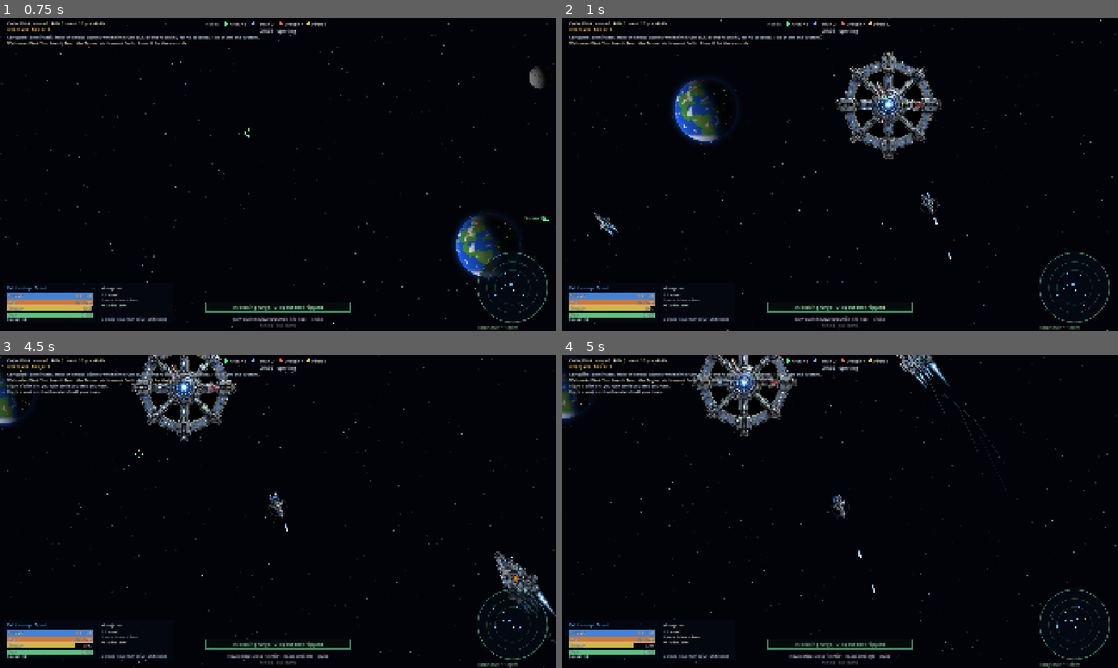
Above: before the commit, frames 1-4 (two rows, left to right).
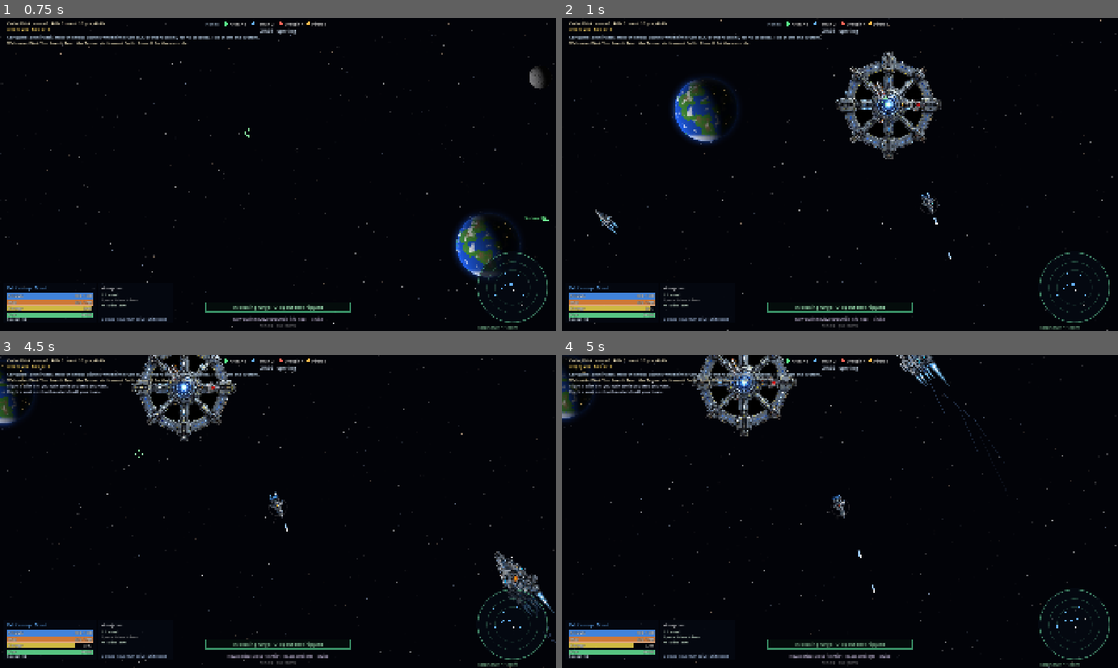
Above: after the commit, the same moments.

Repository: noalear/SovereignDrift
Game: Godot game, scene res://src/Main.tscn
The game is run twice, just before and just after one commit, with the same random seed, the same clock (stepped at 60 frames per second) and the same inputs.
Inputs (mouse positions are in pixels of both pictures, inside the frame that each line leads up to):
- Up to frame 1 (0.75 s): tap Enter (ui_accept) at 0.5 s; drag from (278, 174) to (333, 105) at 0.52 s
- Up to frame 2 (1 s): no input
- Up to frame 3 (4.5 s): drag from (166, 527) to (250, 574) at 1.27 s; move the mouse to (333, 442) at 2.02 s; hold E (strafe_right) 2.03-2.75 s; hold Shift (boost) 2.03-2.75 s; tap V (flight_assist) at 2.3, 3.8 s; drag from (250, 574) to (111, 464) at 2.77 s; move the mouse to (444, 558) at 3.52 s; hold Q (strafe_left) 3.53-4.25 s; hold L (fire_beam) 3.53-4.25 s; tap Enter (ui_accept) at 3.77 s; drag from (111, 464) to (194, 433) at 4.27 s
- Up to frame 4 (5 s): no input

Frame 1 is identical in both runs. In frame 2, 0.1% of the frame differs, in the area x 5-11%, y 61-70%; in frame 3, less than 0.1%; in frame 4, less than 0.1%.

Commit message:
Orbit guard and a collision-free wreck effect
Ships with flight assist on fly themselves into orbit on their own engines
when their course would end on a planet's surface (AI always, the player
when hands are off the throttle), burning fuel to do it; the HUD shows
ORBIT GUARD while it burns.

A destroyed ship no longer breaks into rigid scrap chunks that the death
blast hurled across the system.  Its hull now comes apart as a drawn-only
effect in Fx: slivers of the outline glow, char and fade over about three
seconds, with embers, and collide with nothing.  The death blast spares the
loot and no blast throws anything faster than 90 px/s, so pickups stay by
the wreck.

Debris is now only the belt's rocks.  Tests cover the guard (a ship left at
rest beside Earth, and an AI flown straight at it) and the wreck effect.

Co-Authored-By: Claude Fable 5.1 <noreply@anthropic.com>
Claude-Session: https://claude.ai/code/session_01TfMYPgTM5teZCqUFNYgwDn

Diff:
--- a/src/ships/Ship.gd
+++ b/src/ships/Ship.gd
@@ -27,6 +27,9 @@
 const RCS_BURN := 0.25
 ## How long the RCS takes to reach the design turn rate, in seconds, before size.
 const SPIN_UP_TIME := 0.12
+## Lowest point of a pass over a planet that the orbit guard will allow,
+## above the surface plus the hull.
+const ORBIT_MARGIN := 40.0
 
 var world: Node = null
 var design_name := "Scout"
@@ -53,6 +56,7 @@
 var burn_rate := 0.0               # fuel/s at full thrust
 var thrust_level := 0.0            # for the engine glow, 0..1
 var flight_assist := true          # RCS holds the turn rate and stops a tumble
+var orbit_guard := false           # the engines are busy steering clear of a planet
 var refuelling := false            # near a friendly base or colony this frame
 
 # systems
@@ -397,11 +401,18 @@
 		var brake_a := minf(maxf(accel * brake_power * 1.5, 170.0 * brake_power), sp / delta)
 		f -= lv.normalized() * brake_a * body.mass
 	var engine_level := f.length() / maxf(thrust_force, 1.0)
+	# the orbit guard: with assist on, a course that would end on a planet's
+	# surface is flown into a circular orbit on the ship's own engines
+	var hands_off: bool = t == 0.0 and st == 0.0 and not inputs["brake"]
+	var guard := _orbit_guard_force(fwd, f0, delta) if flight_assist and (hands_off or not is_player) else Vector2.ZERO
+	if orbit_guard:
+		f = guard
+		engine_level = f.length() / maxf(thrust_force, 1.0)
 	if fuel <= 0.0:
 		f = Vector2.ZERO
 		engine_level = 0.0
 	# over the rated speed the drive field drags the ship back toward it
-	if sp > vmax and not inputs["brake"]:
+	if sp > vmax and not inputs["brake"] and not orbit_guard:
 		var over := sp - vmax
 		var pull_a := minf(over / delta, accel * 1.5 + 60.0)
 		f -= lv.normalized() * pull_a * body.mass
@@ -417,6 +428,56 @@
 	thrust_level = lerpf(thrust_level, clampf(minf(engine_level * 1.2, 1.0) + (0.5 if boosting else 0.0), 0.0, 1.0), 10.0 * delta)
 	if engine_sound != null:
 		engine_sound.update(thrust_level, boosting, warping, delta)
+
+
+## The engine force that keeps this ship off the planet whose well it sits
+## in: when the periapsis of its present course is below the surface (plus
+## margin), thrust toward the circular-orbit velocity here, prograde in the
+## sense it is already going round.  Thrust is what the engines give in
+## each direction (full ahead, 0.6 astern, 0.7 abeam), so a heavy, weakly
+## engined hull may still not make it.  Sets orbit_guard.
+func _orbit_guard_force(fwd: Vector2, f0: float, delta: float) -> Vector2:
+	var was := orbit_guard
+	orbit_guard = false
+	if world == null or world.space == null or fuel <= 0.0 or is_station or docked:
+		return Vector2.ZERO
+	var p: PhysicsBody = world.space.dominant_body(global_position)
+	if p == null or p.is_sun or p.gm <= 0.0:
+		return Vector2.ZERO
+	var r := global_position - p.pos
+	var d := r.length()
+	if d < 1.0:
+		return Vector2.ZERO
+	var reach := PhysicsSpace.reach_of(p)
+	# the pull as the space really applies it: faded at the well's edge, capped
+	var fade := clampf((reach - d) / (reach * PhysicsSpace.FADE), 0.0, 1.0)
+	var gm := minf(p.gm * fade, PhysicsSpace.MAX_GRAVITY * d * d)
+	if gm < 1.0:
+		return Vector2.ZERO
+	var v := velocity - p.vel
+	var h := r.cross(v)
+	var eps := v.length_squared() * 0.5 - gm / d
+	var e := sqrt(maxf(1.0 + 2.0 * eps * h * h / (gm * gm), 0.0))
+	var periapsis := h * h / (gm * (1.0 + e))
+	var safe := (p.radius + size + ORBIT_MARGIN) * (1.15 if was else 1.0)
+	if periapsis > safe:
+		return Vector2.ZERO
+	if eps >= 0.0 and r.dot(v) > 0.0:
+		return Vector2.ZERO             # already on the way out
+	var side := signf(h) if absf(h) > 1.0 else signf(r.cross(fwd))
+	if side == 0.0:
+		side = 1.0
+	var want := Vector2(-r.y, r.x) / d * side * sqrt(gm / d)
+	var dv := want - v
+	if dv.length() < 1.0:
+		return Vector2.ZERO
+	orbit_guard = true
+	var dir := dv.normalized()
+	var along := dir.dot(fwd)
+	var across := dir.dot(fwd.orthogonal())
+	var cap := f0 * (1.0 if along > 0.0 else 0.6) * absf(along) + f0 * 0.7 * absf(across)
+	var need := dv.length() * body.mass / maxf(delta, 0.001)
+	return dir * minf(cap, need)
 
 
 ## A puppet only keeps its looks fresh; the host moves it (see Net).
--- a/src/ui/HUD.gd
+++ b/src/ui/HUD.gd
@@ -119,6 +119,8 @@
 		flags.append("NO FUEL")
 	if not p.flight_assist:
 		flags.append("ASSIST OFF")
+	if p.orbit_guard:
+		flags.append("ORBIT GUARD")
 	if p.cloaked:
 		flags.append("CLOAKED")
 	if p.warping:
--- a/src/world/Debris.gd
+++ b/src/world/Debris.gd
@@ -1,6 +1,6 @@
-## Debris -- a tumbling rigid chunk: a piece of a wrecked hull, or an
-## asteroid of the belt.  Both are PhysicsBody polygons in the world's
-## space; wreckage fades after a while, rocks last and split when shot.
+## Debris -- an asteroid of the belt: a tumbling PhysicsBody polygon in
+## the world's space that chips and splits when shot.  (Wrecked ships leave
+## no rigid pieces; their break-up is a collision-free effect in Fx.)
 class_name Debris
 extends Node2D
 
@@ -9,8 +9,7 @@
 var poly := PackedVector2Array()      # local, for drawing
 var color := Color(0.4, 0.4, 0.45)
 var line := Color(0.6, 0.6, 0.65)
-var is_rock := false
-var life := 25.0
+var is_rock := true
 var age := 0.0
 var hp := 100.0
 var rock_radius := 10.0
@@ -50,30 +49,6 @@
 	z_index = -2
 
 
-func setup_wreck(p_world: Node, chunk: PackedVector2Array, pos: Vector2, vel: Vector2, angle: float, ang_vel: float, chunk_mass: float, base: Color) -> void:
-	world = p_world
-	is_rock = false
-	poly = chunk
-	color = base.darkened(0.6)
-	line = base.darkened(0.2)
-	life = randf_range(18.0, 30.0)
-	body = PhysicsBody.new()
-	body.kind = PhysicsBody.Kind.DEBRIS
-	body.node = self
-	body.set_hull(chunk)
-	body.set_mass(chunk_mass)
-	body.restitution = 0.3
-	body.friction = 0.4
-	body.ang_damping = 0.08
-	body.pos = pos
-	body.vel = vel
-	body.angle = angle
-	body.ang_vel = ang_vel
-	global_position = pos
-	rotation = angle
-	z_index = -1
-
-
 func pre_step(_delta: float) -> void:
 	body.pos = global_position
 	body.angle = rotation
@@ -83,16 +58,11 @@
 	global_position = body.pos
 	rotation = body.angle
 	age += delta
-	if not is_rock and age >= life:
-		world.remove_debris(self)
-		return
 	queue_redraw()
 
 
-## Weapons chip at rocks; wreckage just absorbs the hit.
+## Weapons chip at the rock until it splits.
 func take_damage(amount: float, _attacker: Node, at: Vector2 = Vector2.ZERO) -> void:
-	if not is_rock:
-		return
 	hp -= amount
 	if world != null:
 		world.spawn_sparks(at if at != Vector2.ZERO else global_position, 3, line)
@@ -101,24 +71,13 @@
 
 
 func _draw() -> void:
-	var fade := 1.0
-	if not is_rock:
-		fade = clampf((life - age) / 5.0, 0.0, 1.0)
-	var fc := color
-	fc.a = fade
-	var lc := line
-	lc.a = fade
-	draw_colored_polygon(poly, fc)
+	draw_colored_polygon(poly, color)
 	var closed := PackedVector2Array(poly)
 	closed.append(poly[0])
-	draw_polyline(closed, lc, 1.5, true)
-	if is_rock:
-		# a few craters, fixed per rock
-		var rng := RandomNumberGenerator.new()
-		rng.seed = seed_val + 7
-		for i in 3:
-			var p := poly[rng.randi() % poly.size()] * rng.randf_range(0.2, 0.6)
-			draw_circle(p, rock_radius * rng.randf_range(0.12, 0.25), color.darkened(0.35))
-	else:
-		# scorched edge
-		draw_circle(poly[0] * 0.5, maxf(body.radius * 0.25, 2.0), Color(0.05, 0.03, 0.02, 0.7 * fade))
+	draw_polyline(closed, line, 1.5, true)
+	# a few craters, fixed per rock
+	var rng := RandomNumberGenerator.new()
+	rng.seed = seed_val + 7
+	for i in 3:
+		var p := poly[rng.randi() % poly.size()] * rng.randf_range(0.2, 0.6)
+		draw_circle(p, rock_radius * rng.randf_range(0.12, 0.25), color.darkened(0.35))
--- a/src/world/Fx.gd
+++ b/src/world/Fx.gd
@@ -1,5 +1,6 @@
-## Fx -- explosions, sparks, beams and floating module pickups, all drawn
-## by one node to keep the scene tree small.
+## Fx -- explosions, sparks, beams and the burning break-up of a wrecked
+## hull, all drawn by one node to keep the scene tree small.  Nothing here
+## collides with anything.
 class_name Fx
 extends Node2D
 
@@ -7,6 +8,8 @@
 var sparks: Array = []       # {pos, vel, age, life, color}
 var beams: Array = []        # {a, b, color, age}
 var shockwaves: Array = []
+var wrecks: Array = []       # {pieces: [{poly, pos, vel, angle, spin}], age, life, color}
+const WRECK_LIFE := 3.2
 
 
 func explosion(pos: Vector2, size: float, color: Color, big: bool = false, sound: String = "") -> void:
@@ -21,6 +24,43 @@
 	if sound.is_empty():
 		sound = "bigexplode" if big else "explode"
 	Sfx.play(sound, pos, 1.0 if big else 0.85, clampf(1.25 - size / 160.0, 0.75, 1.15))
+
+
+## A dead hull comes apart: its outline is cut into a fan of slivers that
+## drift slowly from the ship, glow, char and fade out in a few seconds.
+## Pure drawing, no bodies, so nothing is thrown across the system.
+func wreck(hull: PackedVector2Array, pos: Vector2, vel: Vector2, angle: float, spin: float, color: Color) -> void:
+	var n := hull.size()
+	if n < 3:
+		return
+	var slices := 5 + (3 if n >= 10 else 0)
+	var per := maxi(n / slices, 2)
+	var pieces: Array = []
+	var i := 0
+	while i < n:
+		var j := mini(i + per, n)
+		if n - j < 2:
+			j = n
+		var pts := PackedVector2Array([Vector2.ZERO])
+		for k in range(i, j + 1):
+			pts.append(hull[k % n])
+		var c := Vector2.ZERO
+		for q in pts:
+			c += q
+		c /= pts.size()
+		var local := PackedVector2Array()
+		for q in pts:
+			local.append(q - c)
+		var off := c.rotated(angle)
+		var drift := off.normalized() * randf_range(12.0, 36.0) + Vector2(randf_range(-8, 8), randf_range(-8, 8))
+		pieces.append({"poly": local, "pos": pos + off, "vel": vel + drift, "angle": angle, "spin": spin + randf_range(-1.5, 1.5)})
+		i = j
+	wrecks.append({"pieces": pieces, "age": 0.0, "life": WRECK_LIFE + randf_range(-0.4, 0.6), "color": color})
+	# embers from the seams
+	for p in pieces:
+		for e in 3:
+			var a := randf() * TAU
+			sparks.append({"pos": p["pos"], "vel": vel * 0.5 + Vector2(cos(a), sin(a)) * randf_range(20.0, 90.0), "age": 0.0, "life": randf_range(0.8, 2.0), "color": Color(1.0, randf_range(0.45, 0.7), 0.2)})
 
 
 func spark(pos: Vector2, count: int, color: Color) -> void:
@@ -48,10 +88,37 @@
 	for w in shockwaves:
 		w["age"] += delta
 	shockwaves = shockwaves.filter(func(w): return w["age"] < w["life"])
+	for w in wrecks:
+		w["age"] += delta
+		for p in w["pieces"]:
+			p["pos"] += p["vel"] * delta
+			p["vel"] *= 1.0 - 0.6 * delta
+			p["angle"] += p["spin"] * delta
+			p["spin"] *= 1.0 - 0.8 * delta
+	wrecks = wrecks.filter(func(w): return w["age"] < w["life"])
 	queue_redraw()
 
 
 func _draw() -> void:
+	for w in wrecks:
+		var t: float = w["age"] / w["life"]
+		var fade := 1.0 - t * t
+		var base: Color = w["color"]
+		# hot at first, then charred, then gone
+		var heat := clampf(1.0 - t * 2.5, 0.0, 1.0)
+		var fill := base.darkened(0.55).lerp(Color(1.0, 0.6, 0.25), heat * 0.8)
+		fill.a = fade
+		var edge := base.lerp(Color(1.0, 0.85, 0.5), heat)
+		edge.a = fade
+		for p in w["pieces"]:
+			var xf := Transform2D(p["angle"], p["pos"])
+			var poly: PackedVector2Array = xf * p["poly"]
+			draw_colored_polygon(poly, fill)
+			var closed := PackedVector2Array(poly)
+			closed.append(poly[0])
+			draw_polyline(closed, edge, 1.2, true)
+			if heat > 0.0:
+				draw_circle(p["pos"], 3.0 + 6.0 * heat, Color(1.0, 0.7, 0.3, 0.35 * heat * fade))
 	for w in shockwaves:
 		var t: float = w["age"] / w["life"]
 		draw_arc(w["pos"], w["size"] * t, 0, TAU, 64, Color(1, 0.9, 0.7, (1.0 - t) * 0.5), 6.0 * (1.0 - t) + 1.0, true)
--- a/src/world/World.gd
+++ b/src/world/World.gd
@@ -1,5 +1,5 @@
 ## World -- the Sol system scenario: bodies, ships, missiles, pickups,
-## wreckage and asteroids, the physics step, scoring, respawns and planet
+## asteroids, the physics step, scoring, respawns and planet
 ## capture.
 class_name World
 extends Node2D
@@ -18,14 +18,13 @@
 const IMPULSE_PER_DAMAGE := 180.0
 ## Closing speed below which a bump does no damage.
 const IMPACT_THRESHOLD := 60.0
-const MAX_WRECKAGE := 90
 
 var space: PhysicsSpace
 var planets: Array[Planet] = []
 var ships: Array[Ship] = []
 var missiles: Array = []
 var powerups: Array = []
-var debris: Array = []           # Debris nodes: wreckage and rocks
+var debris: Array = []           # Debris nodes: the belt's rocks
 var sun: Planet = null
 var camera: Camera2D
 var fx: Fx
@@ -662,7 +661,7 @@
 				dmg *= 0.5
 				attacker = null
 		node.take_damage(dmg, attacker, point)
-	elif node is Debris and node.is_rock:
+	elif node is Debris:
 		node.take_damage(dmg * 0.5, other.node, point)
 
 
@@ -770,8 +769,6 @@
 			best_t = t
 			best = s
 	for d in debris:
-		if not d.is_rock:
-			continue
 		var t := space.ray_body(origin, dir, d.body, best_t)
 		if t >= 0.0 and t < best_t:
 			best_t = t
@@ -865,17 +862,17 @@
 			var f := 1.0 - maxf(d, 0.0) / splash
 			p.take_damage(m.warhead * f * 0.5, attacker if attacker is Ship else null)
 	for d: Debris in debris:
-		if d.is_rock:
-			var dd: float = pos.distance_to(d.global_position) - d.rock_radius
-			if dd < splash:
-				d.take_damage(m.warhead * (1.0 - maxf(dd, 0.0) / splash) * 0.5, attacker, d.global_position)
+		var dd: float = pos.distance_to(d.global_position) - d.rock_radius
+		if dd < splash:
+			d.take_damage(m.warhead * (1.0 - maxf(dd, 0.0) / splash) * 0.5, attacker, d.global_position)
 	blast(pos, splash, m.warhead * IMPULSE_PER_DAMAGE * 0.6)
 	fx.explosion(pos, splash * 0.5, m.color, m.missile_id == "002", "explode")
 
 
-## A pressure wave that throws ships, wreckage, rocks and loot outward.
-func blast(pos: Vector2, range_px: float, impulse: float) -> void:
-	var kinds := [PhysicsBody.Kind.SHIP, PhysicsBody.Kind.DEBRIS, PhysicsBody.Kind.ROCK, PhysicsBody.Kind.PICKUP]
+## A pressure wave that throws ships, rocks and loot outward.  Nothing
+## light is thrown faster than BLAST_MAX_DV, so loot stays where it fell.
+const BLAST_MAX_DV := 90.0
+func blast(pos: Vector2, range_px: float, impulse: float, kinds: Array = [PhysicsBody.Kind.SHIP, PhysicsBody.Kind.ROCK, PhysicsBody.Kind.PICKUP]) -> void:
 	for b: PhysicsBody in space.bodies_near(pos, range_px, kinds):
 		var surf: Vector2 = b.closest_surface_point(pos)
 		var f := 1.0 - clampf(surf.distance_to(pos) / range_px, 0.0, 1.0)
@@ -883,7 +880,8 @@
 			continue
 		var dir := b.pos - pos
 		dir = dir.normalized() if dir.length_squared() > 1e-6 else Vector2.RIGHT
-		push_node(b.node, dir * impulse * f, surf.lerp(b.pos, 0.5))
+		var j := minf(impulse * f, BLAST_MAX_DV * b.mass)
+		push_node(b.node, dir * j, surf.lerp(b.pos, 0.5))
 
 
 func spawn_sparks(pos: Vector2, n: int, color: Color) -> void:
@@ -900,58 +898,7 @@
 	space.add_body(p.body)
 
 
-# -------------------------------------------------------------- wreckage
-
-## Break a dead ship's hull into tumbling chunks that keep its momentum.
-func spawn_wreck(s: Ship) -> void:
-	var hull: PackedVector2Array = s.body.hull
-	var n := hull.size()
-	if n < 3:
-		return
-	var chunks := 4 + (2 if s.size > 40.0 else 0)
-	var per := maxi(n / chunks, 2)
-	var total_area := absf(PhysicsBody._signed_area(hull))
-	var i := 0
-	while i < n:
-		var j := mini(i + per, n)
-		if n - j < 2:
-			j = n
-		var pts := PackedVector2Array([Vector2.ZERO])
-		for k in range(i, j + 1):
-			pts.append(hull[k % n])
-		var c := Vector2.ZERO
-		for p in pts:
-			c += p
-		c /= pts.size()
-		var local := PackedVector2Array()
-		for p in pts:
-			local.append(p - c)
-		var area := absf(PhysicsBody._signed_area(local))
-		var world_c := s.global_position + c.rotated(s.rotation)
-		var burst := c.rotated(s.rotation).normalized() * randf_range(40.0, 140.0)
-		var vel := s.velocity + burst + Vector2(randf_range(-30, 30), randf_range(-30, 30))
-		var chunk_mass := maxf(s.mass * (area / maxf(total_area, 1.0)) * 0.5, 20.0)
-		var d := Debris.new()
-		debris_layer.add_child(d)
-		d.setup_wreck(self, local, world_c, vel, s.rotation, s.angular_velocity + randf_range(-3.0, 3.0), chunk_mass, s.race_color())
-		debris.append(d)
-		space.add_body(d.body)
-		i = j
-	_trim_wreckage()
-
-
-func _trim_wreckage() -> void:
-	var count := 0
-	for d in debris:
-		if not d.is_rock:
-			count += 1
-	for d in debris.duplicate():
-		if count <= MAX_WRECKAGE:
-			break
-		if not d.is_rock:
-			remove_debris(d)
-			count -= 1
-
+# -------------------------------------------------------------- debris
 
 func remove_debris(d: Debris) -> void:
 	if not is_instance_valid(d):
@@ -1048,8 +995,9 @@
 func _on_ship_died(s: Ship, killer: Node) -> void:
 	var big := s.size > 40.0
 	fx.explosion(s.global_position, s.size * 1.6, s.race_color(), big)
-	spawn_wreck(s)
-	blast(s.global_position, s.size * 5.0, s.mass * 25.0)
+	fx.wreck(s.body.hull, s.global_position, s.velocity, s.rotation, s.angular_velocity, s.race_color())
+	# the wave rocks nearby ships and rocks; the loot it leaves is spared
+	blast(s.global_position, s.size * 5.0, s.mass * 25.0, [PhysicsBody.Kind.SHIP, PhysicsBody.Kind.ROCK])
 	if player != null:
 		# the blast is felt by distance: shake, a dip in the music, and a
 		# beat of slow motion when it was the player's kill
@@ -1077,11 +1025,11 @@
 			break
 		var id: String = candidates[randi() % candidates.size()]
 		var a := randf() * TAU
-		spawn_powerup(id, s.global_position + Vector2(cos(a), sin(a)) * s.size * 0.5, s.velocity * 0.4 + Vector2(cos(a), sin(a)) * randf_range(30.0, 90.0))
+		spawn_powerup(id, s.global_position + Vector2(cos(a), sin(a)) * s.size * 0.5, s.velocity * 0.5 + Vector2(cos(a), sin(a)) * randf_range(10.0, 30.0))
 	# the purse spills: a credit chip, and now and then a blueprint of an
 	# empire part the wreck carried
 	var purse := 20 + s.rank * 6 + (200 if s.is_station else 0)
-	spawn_powerup("cr:%d" % purse, s.global_position + Vector2(randf_range(-20, 20), randf_range(-20, 20)), s.velocity * 0.3 + Vector2(randf_range(-40, 40), randf_range(-40, 40)))
+	spawn_powerup("cr:%d" % purse, s.global_position + Vector2(randf_range(-20, 20), randf_range(-20, 20)), s.velocity * 0.5 + Vector2(randf_range(-15, 15), randf_range(-15, 15)))
 	var flavour := []
 	for id in s.design["modules"]:
 		if GameData.part_race(id) == s.race_id:
@@ -1091,7 +1039,7 @@
 			flavour.append(w[0])
 	if not flavour.is_empty() and randf() < (0.35 if big else 0.2):
 		var a := randf() * TAU
-		spawn_powerup("bp:" + flavour[randi() % flavour.size()], s.global_position, s.velocity * 0.3 + Vector2(cos(a), sin(a)) * 50.0)
+		spawn_powerup("bp:" + flavour[randi() % flavour.size()], s.global_position, s.velocity * 0.5 + Vector2(cos(a), sin(a)) * 20.0)
 	var killer_ship: Ship = killer as Ship
 	if killer_ship != null and killer_ship.race_id == s.race_id:
 		killer_ship = null        # never credit a kill on your own side
--- a/tools/physics_test.gd
+++ b/tools/physics_test.gd
@@ -30,6 +30,8 @@
 	_bullet_sweep()
 	_orbit()
 	await _ship_orbit()
+	await _orbit_guard()
+	await _wreck_effect()
 	await _rock_belt()
 	await _timing()
 	print("physics test done: %d failure(s)" % failures)
@@ -196,6 +198,123 @@
 	main.queue_free()
 
 
+func _orbit_guard() -> void:
+	# a ship left at rest beside a planet must fly itself into orbit on its
+	# own engines, and an AI pilot flown straight at a planet must not hit it
+	var main: Node = load("res://src/Main.tscn").instantiate()
+	root.add_child(main)
+	await process_frame
+	main._start_game()
+	await process_frame
+	var w: World = main.world
+	var earth: Planet = w.planet_by_name["Earth"]
+	var s: Ship = w.player
+	for o in w.ships:
+		if o != s:
+			o.body.enabled = false
+	s.inputs["thrust"] = 0.0
+	s.inputs["turn"] = 0.0
+	s.inputs["strafe"] = 0.0
+	s.inputs["brake"] = false
+	s.flight_assist = true
+	s.global_position = earth.global_position + Vector2(earth.radius + 300.0, 0)
+	s.velocity = earth.velocity      # dead in the planet's frame: it would fall
+	var fuel0 := s.fuel
+	var min_alt := INF
+	var burned := false
+	var step := 1.0 / 60.0
+	for i in 60 * 120:
+		for p in w.planets:
+			p.update_orbit(step)
+			p.sync_body()
+		s.pre_step(step)
+		w.space.step(step)
+		s.post_step(step)
+		burned = burned or s.orbit_guard
+		min_alt = minf(min_alt, s.global_position.distance_to(earth.global_position) - earth.radius)
+	var alt := s.global_position.distance_to(earth.global_position) - earth.radius
+	var relv := (s.velocity - earth.velocity).length()
+	var v_circ := w.space.orbital_speed(earth.body, earth.radius + alt)
+	_check("the orbit guard fires the engines", burned)
+	_check("the orbit guard burns fuel", s.fuel < fuel0, "%f -> %f" % [fuel0, s.fuel])
+	_check("a ship left at rest beside a planet never touches it", min_alt > s.size, "lowest %.0f px" % min_alt)
+	_check("after two minutes it is in a near-circular orbit", alt > 100.0 and alt < 900.0 and absf(relv - v_circ) < v_circ * 0.35, "alt %.0f relv %.1f circ %.1f" % [alt, relv, v_circ])
+	# an AI pilot aimed straight at the planet with full thrust
+	var ai: Ship = null
+	for o in w.ships:
+		if not o.is_player and not o.is_station and o.race_id == s.race_id:
+			ai = o
+			break
+	_check("there is an AI wingmate to test", ai != null)
+	if ai != null:
+		s.body.enabled = false
+		ai.body.enabled = true
+		var pilot: Node = null
+		for c in ai.get_children():
+			if c is AIPilot:
+				pilot = c
+		if pilot != null:
+			pilot.queue_free()
+		ai.flight_assist = true
+		ai.inputs["thrust"] = 1.0
+		ai.inputs["turn"] = 0.0
+		ai.inputs["strafe"] = 0.0
+		ai.inputs["brake"] = false
+		ai.global_position = earth.global_position + Vector2(0, earth.radius + 450.0)
+		ai.rotation = (earth.global_position - ai.global_position).angle()
+		ai.velocity = earth.velocity
+		var min_ai := INF
+		for i in 60 * 60:
+			for p in w.planets:
+				p.update_orbit(step)
+				p.sync_body()
+			ai.pre_step(step)
+			w.space.step(step)
+			ai.post_step(step)
+			min_ai = minf(min_ai, ai.global_position.distance_to(earth.global_position) - earth.radius)
+		_check("an AI ship flown straight at a planet is turned into orbit", min_ai > ai.size * 0.5, "lowest %.0f px" % min_ai)
+	main._show_menu()
+	main.queue_free()
+
+
+func _wreck_effect() -> void:
+	# a destroyed ship leaves a fading effect and nearby loot, no rigid scrap
+	var main: Node = load("res://src/Main.tscn").instantiate()
+	root.add_child(main)
+	await process_frame
+	main._start_game()
+	await process_frame
+	var w: World = main.world
+	var victim: Ship = null
+	for o in w.ships:
+		if not o.is_player and not o.is_station:
+			victim = o
+			break
+	var rocks_before := w.debris.size()
+	var loot_before := w.powerups.size()
+	var pos := victim.global_position
+	victim.take_damage(1.0e6, w.player, pos)
+	await process_frame
+	_check("a dead ship leaves no rigid scrap", w.debris.size() == rocks_before, "%d -> %d" % [rocks_before, w.debris.size()])
+	_check("the break-up effect is playing", w.fx.wrecks.size() == 1)
+	var pieces: Array = w.fx.wrecks[0]["pieces"]
+	var worst_drift := 0.0
+	for pc in pieces:
+		worst_drift = maxf(worst_drift, (pc["vel"] - victim.velocity).length())
+	_check("the pieces barely drift from the wreck", worst_drift < 60.0, "%.0f px/s" % worst_drift)
+	var loot := w.powerups.slice(loot_before)
+	_check("the wreck drops loot", loot.size() >= 1)
+	var fastest := 0.0
+	for pu in loot:
+		fastest = maxf(fastest, (pu.velocity - victim.velocity * 0.5).length())
+	_check("the loot stays close by", fastest < 60.0, "%.0f px/s" % fastest)
+	for i in 60 * 5:
+		w.fx._process(1.0 / 60.0)
+	_check("the effect is gone after a few seconds", w.fx.wrecks.is_empty())
+	main._show_menu()
+	main.queue_free()
+
+
 func _rock_belt() -> void:
 	var main: Node = load("res://src/Main.tscn").instantiate()
 	root.add_child(main)
